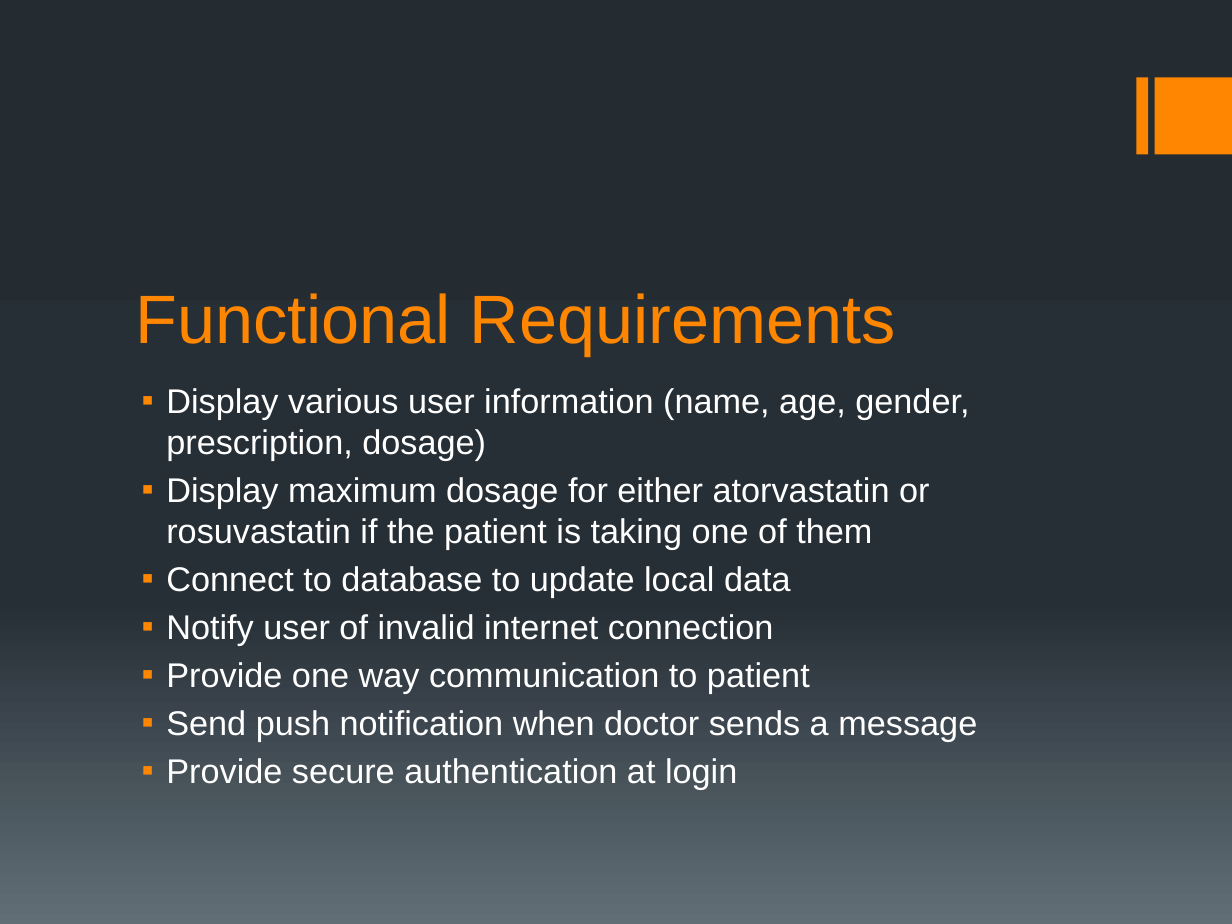
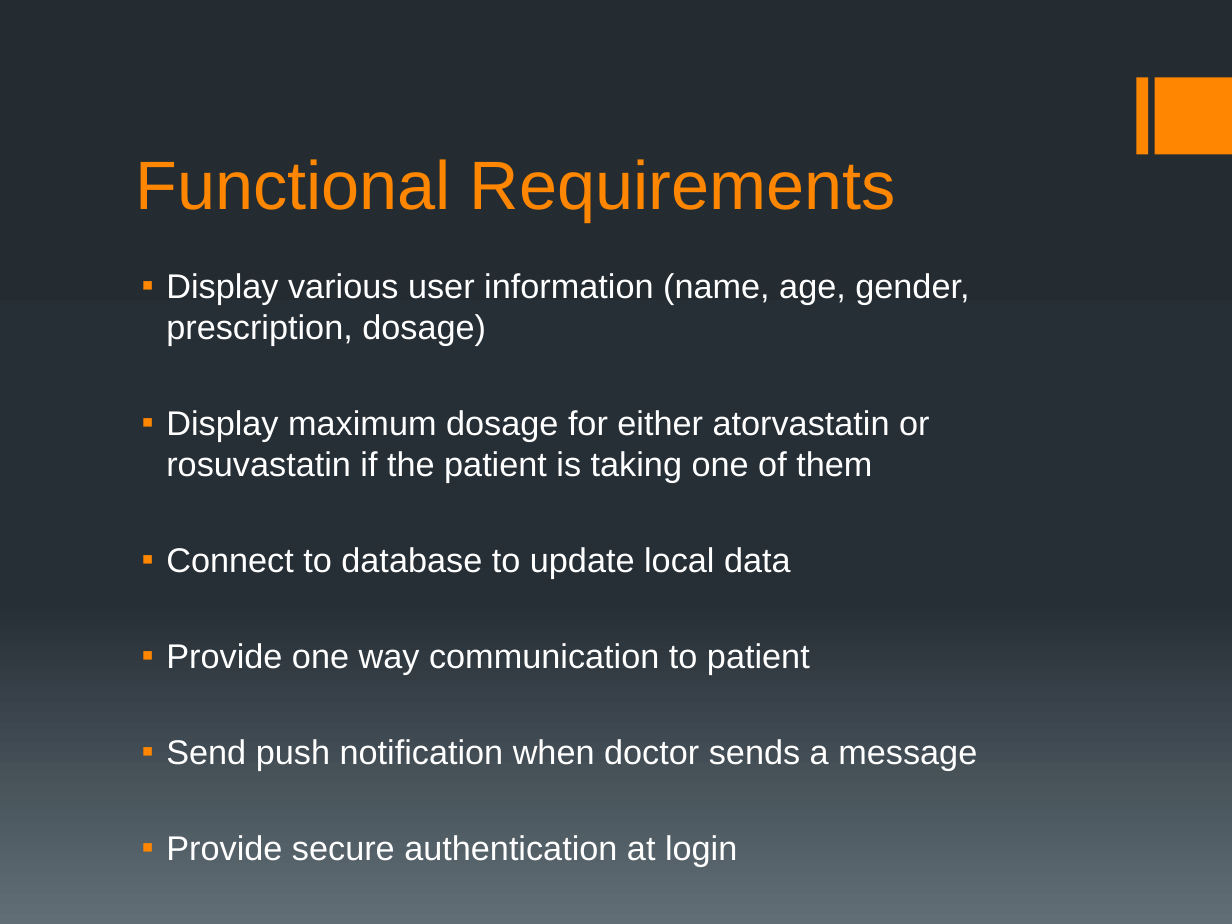
Before and after one commit to ShawnHesch/SAAPI, a slide deck: slide 7 of SAAPI_Walkthrough.pptx (slide 8 before the commit). Drawn at 1232x924 pixels with LibreOffice and Linux fonts; fonts in the diff are those of the drawing. Boxes give left, top, right and bottom in pixels: in the first picture for what was removed or moved away, otherwise in the second. Text is boxed around its words. In the diff, an @@ line names an element or a change of style, - is before the commit and + after.

```diff
--- a/SAAPI_Walkthrough.pptx
+++ b/SAAPI_Walkthrough.pptx
@@ title "Functional Requirements": place and size @@
-title "Functional Requirements" at box(136, 293, 896, 356)
+title "Functional Requirements" at box(136, 159, 896, 222)
@@ text "Display various user information (name, ...": place and size @@
-text "Display various user information (name, ..." at box(166, 388, 977, 789)
+text "Display various user information (name, ..." at box(166, 273, 977, 866)
@@ text at box(166, 614, 774, 646): paragraph removed @@
-▪ Notify user of invalid internet connection
```
Also in this commit, not shown: 5 other slides changed, 1 slide added, 3 slides removed, 1 other file.
